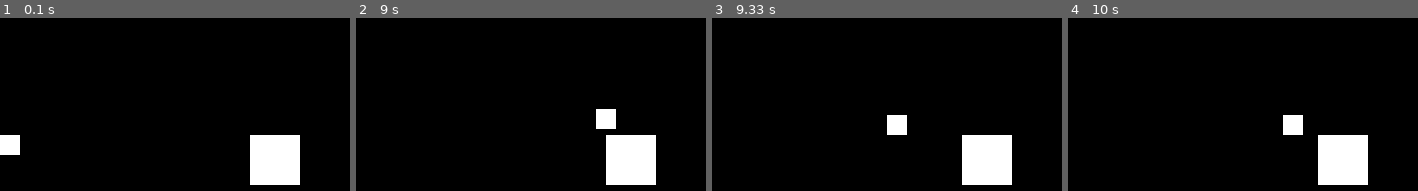
Above: before the commit, frames 1-4 (left to right).
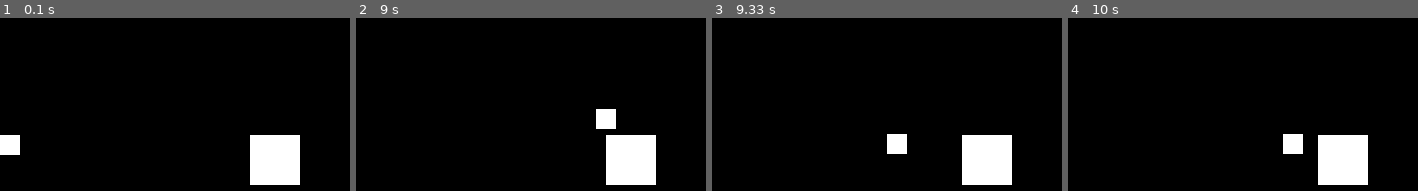
Above: after the commit, the same moments.

Repository: LennikGamez/Pygameframework
Game: pygame game, started from main.py
Two runs of this game, one before a commit and one after it. Both use one fixed random seed, a clock stepped at 60 frames per second and the inputs below.
Inputs:
- Up to frame 1 (0.1 s): no input
- Up to frame 2 (9 s): hold Right 0.33-0.8 s; hold Up 0.83-1.13 s; hold Right 1.17-1.63 s; hold Left 1.67-2.2 s; hold Down 2.23-2.53 s; hold Left 2.57-2.97 s; hold Up 3-3.37 s; hold Right 3.4-4.03 s; hold Down 4.07-4.43 s; hold Left 4.47-4.93 s; hold Right 4.97-5.43 s; hold Up 5.47-5.77 s; hold Right 5.8-6.27 s; hold Left 6.3-6.83 s; hold Down 6.87-7.17 s; hold Left 7.2-7.6 s; hold Up 7.63-8 s; hold Right 8.03-8.67 s; hold Down from 8.7 s (still down)
- Up to frame 3 (9.33 s): release Down at 9.07 s; hold Left from 9.1 s (still down)
- Up to frame 4 (10 s): release Left at 9.57 s; hold Right from 9.6 s (still down)

Frames 1-2 are identical in both runs. In frame 3, 1.3% of the frame differs, in the area x 50-56%, y 56-79%; in frame 4, 1.3%.

Commit message:
added descriptions to collisionhandler functions

Diff:
--- a/framework/collisionhandler.py
+++ b/framework/collisionhandler.py
@@ -50,6 +50,7 @@
 
     @staticmethod
     def snapbackCollision(h1, h2):
+        """Returns CollisionType and sets the position of the Hitbox to seperate it from the collider"""
         collision = CollisionHandler.isCollision(h1, h2)
 
         if collision.is_none():
@@ -68,8 +69,8 @@
 
     @staticmethod
     def isCollision(h1, h2):
-        """CollisionType is from the perspective of first hitbox"""
-
+        """Return a CollisonType object which holds information about the place of collision for example the collision happend on the left of the object"""
+        # CollisionType is from the perspective of first hitbox
         if left_right_jump(h1, h2) and CollisionHandler.y_overlap(h1, h2):
             return CollisionType(CollisionTypes.RIGHT)
         if right_left_jump(h1, h2) and CollisionHandler.y_overlap(h1, h2):
@@ -88,6 +89,7 @@
 
     @staticmethod
     def x_overlap(h1, h2):
+        """Returns True if h1 and h2 overlap on the x-axis"""
         # h1 colliding from right
         if h1.right() >= h2.left() and h1.right() <= h2.right() or\
             h1.left() <= h2.right() and h1.left() >= h2.left() or\
@@ -97,6 +99,7 @@
 
     @staticmethod
     def y_overlap(h1, h2):
+        """Returns True if h1 and h2 overlap on the y-axis"""
         # h1 colliding from right
         if h1.top() <= h2.bottom() and h1.top() >= h2.top() or\
             h1.bottom() >= h2.top() and h1.bottom() <= h2.bottom() or\
--- a/main.py
+++ b/main.py
@@ -25,7 +25,8 @@
         if Keyboard.pressed(pygame.K_DOWN):
             self.player.position.y += speed * Game.DELTA
 
-        collision = CollisionHandler.snapbackCollision(self.player, self.collider1)
+        collision = CollisionHandler.isOverlap(self.player, self.collider1)
+        print(collision)
 
 g = App()
 g.run(60)
